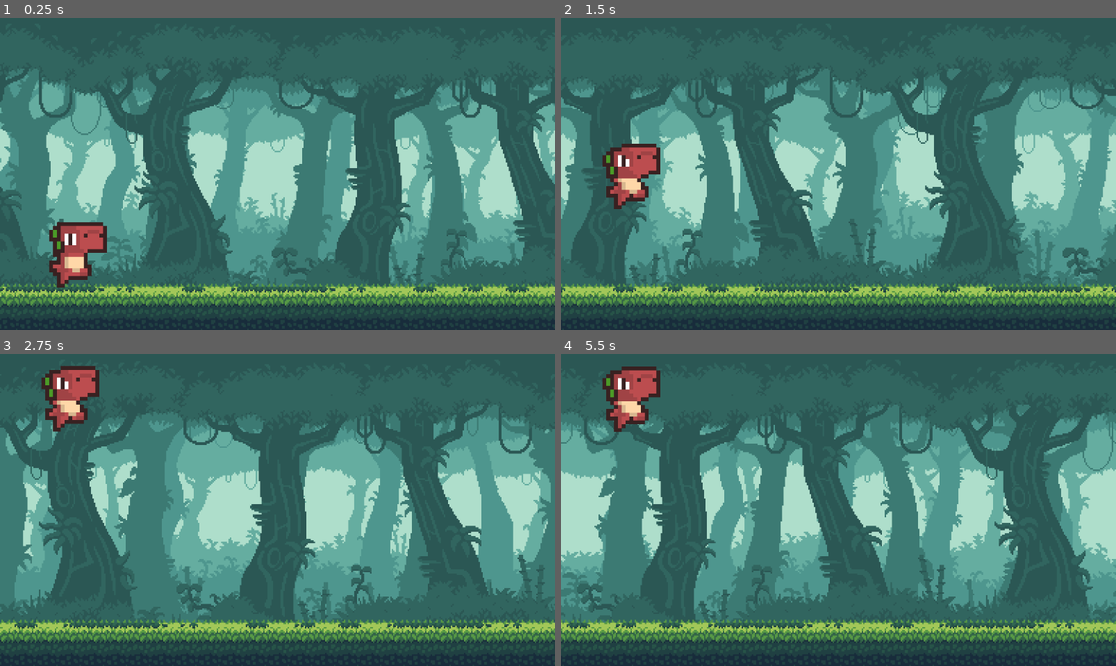
Above: before the commit, frames 1-4 (two rows, left to right).
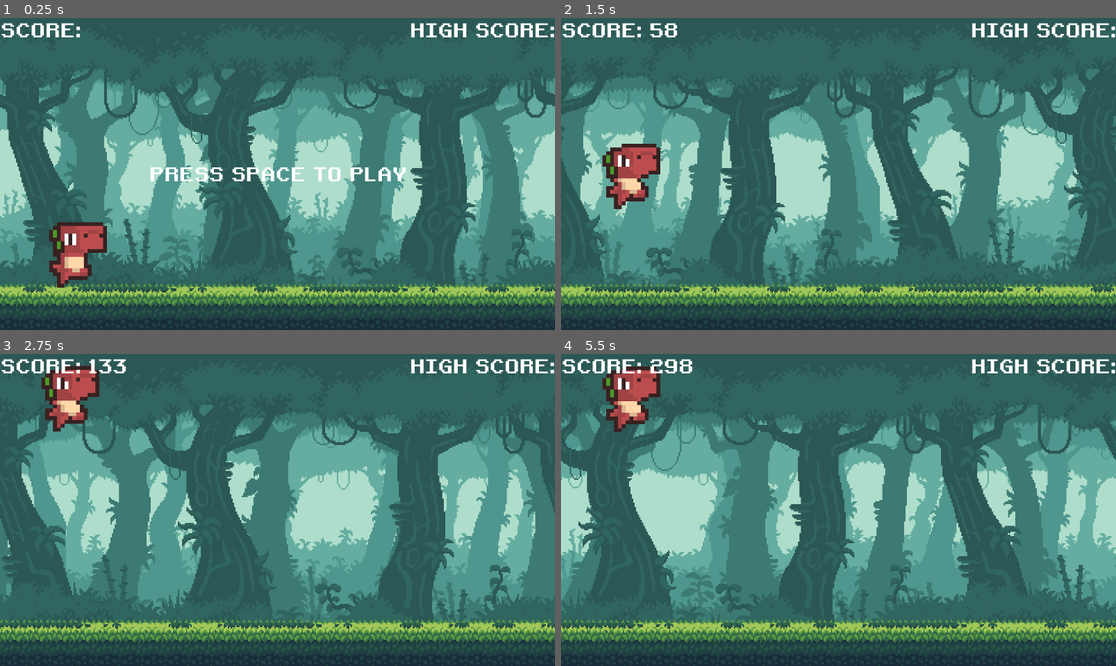
Above: after the commit, the same moments.

Repository: Amoyens1s/godot-learn
Game: Godot game, scene res://scenes/main.tscn
Two runs of this game, one before a commit and one after it. Both use one fixed random seed, a clock stepped at 60 frames per second and the inputs below.
Inputs:
- Up to frame 1 (0.25 s): no input
- Up to frame 2 (1.5 s): tap Space at 0.5 s; hold Enter (ui_accept) 0.53-1.28 s; tap Enter (ui_accept) at 1.35 s
- Up to frame 3 (2.75 s): tap Enter (ui_accept) at 1.52, 1.82 s; hold Down (ui_down) from 2.03 s (still down); hold Enter (ui_accept) from 2.03 s (still down)
- Up to frame 4 (5.5 s): release Down (ui_down) at 2.78 s; release Enter (ui_accept) at 2.78 s; tap Enter (ui_accept) at 2.85, 3.02, 3.32, 4.35, 4.52, 4.82 s; hold Enter (ui_accept) 3.53-4.28 s; hold Down (ui_down) 4.28-5.03 s; hold Enter (ui_accept) from 5.03 s (still down)

The runs differ from the first frame. In frame 1, 50% of the frame differs, in the area x 0-100%, y 1-93%; in frame 2, 40%; in frame 3, 39%; in frame 4, 41%.

Commit message:
feat: 空格ciallo游戏

Diff:
--- /dev/null
+++ b/04.仿谷歌恐龙跑酷/scenes/hud.tscn
@@ -0,0 +1,45 @@
+[gd_scene load_steps=2 format=3 uid="uid://dybm2rv7fvncd"]
+
+[ext_resource type="FontFile" uid="uid://dnukfi4gq6v7p" path="res://assets/fonts/retro.ttf" id="1_ahhtf"]
+
+[node name="HUD" type="CanvasLayer"]
+
+[node name="ScoreLabel" type="Label" parent="."]
+offset_right = 182.0
+offset_bottom = 51.0
+theme_override_fonts/font = ExtResource("1_ahhtf")
+theme_override_font_sizes/font_size = 40
+text = "SCORE: "
+horizontal_alignment = 1
+vertical_alignment = 1
+
+[node name="StartLabel" type="Label" parent="."]
+anchors_preset = 8
+anchor_left = 0.5
+anchor_top = 0.5
+anchor_right = 0.5
+anchor_bottom = 0.5
+offset_left = -267.5
+offset_top = -25.5
+offset_right = 267.5
+offset_bottom = 25.5
+grow_horizontal = 2
+grow_vertical = 2
+theme_override_fonts/font = ExtResource("1_ahhtf")
+theme_override_font_sizes/font_size = 40
+text = "PRESS SPACE TO PLAY"
+horizontal_alignment = 1
+vertical_alignment = 1
+
+[node name="HighScoreLabel" type="Label" parent="."]
+anchors_preset = 1
+anchor_left = 1.0
+anchor_right = 1.0
+offset_left = -182.0
+offset_bottom = 51.0
+grow_horizontal = 0
+theme_override_fonts/font = ExtResource("1_ahhtf")
+theme_override_font_sizes/font_size = 40
+text = "HIGH SCORE:"
+horizontal_alignment = 1
+vertical_alignment = 1
--- a/04.仿谷歌恐龙跑酷/scenes/main.gd
+++ b/04.仿谷歌恐龙跑酷/scenes/main.gd
@@ -3,27 +3,42 @@
 const DINO_START_POS := Vector2i(150, 485)
 const CAM_START_POS := Vector2i(576, 324)
 
+var score: int
+const SCORE_MODIFIER: int = 10
 var speed: float
 const START_SPEED: float = 10.0
 const MAX_SPEED: int = 25
 var screen_size: Vector2i
+var game_running: bool
 
 func _ready() -> void:
 	screen_size = get_window().size
 	new_game()
 
 func new_game():
+	score = 0
+	game_running = false
+
 	$Dino.position = DINO_START_POS
 	$Dino.velocity = Vector2i(0, 0)
 	$Camera2D.position = CAM_START_POS
 	$Ground.position = Vector2i(0, 0)
 
 func _physics_process(delta: float) -> void:
-	speed = START_SPEED
+	if game_running:
+		speed = START_SPEED
 
-	$Dino.position.x += speed
-	$Camera2D.position.x += speed
+		$Dino.position.x += speed
+		$Camera2D.position.x += speed
+		score += speed
+		show_score()
+		# update ground position
+		if $Camera2D.position.x - $Ground.position.x > screen_size.x * 1.5:
+			$Ground.position.x += screen_size.x
+	else:
+		if Input.is_action_pressed("ui_accept"):
+			game_running = true
+			$HUD.get_node("StartLabel").hide()
 
-	# update ground position
-	if $Camera2D.position.x - $Ground.position.x > screen_size.x * 1.5:
-		$Ground.position.x += screen_size.x
+func show_score():
+	$HUD.get_node("ScoreLabel").text = "SCORE: " + str(score / SCORE_MODIFIER)
--- a/04.仿谷歌恐龙跑酷/scenes/main.tscn
+++ b/04.仿谷歌恐龙跑酷/scenes/main.tscn
@@ -1,9 +1,10 @@
-[gd_scene load_steps=5 format=3 uid="uid://d158tqo1onooe"]
+[gd_scene load_steps=6 format=3 uid="uid://d158tqo1onooe"]
 
 [ext_resource type="Script" uid="uid://jxn5smy7txsj" path="res://scenes/main.gd" id="1_jyhfs"]
 [ext_resource type="PackedScene" uid="uid://cgdpl3lgtxq4l" path="res://scenes/bg.tscn" id="1_sugp2"]
 [ext_resource type="PackedScene" uid="uid://bq0fddhyfao3v" path="res://scenes/ground.tscn" id="2_jyhfs"]
 [ext_resource type="PackedScene" uid="uid://cb2crubm5xxrx" path="res://scenes/dino.tscn" id="3_tbgi4"]
+[ext_resource type="PackedScene" uid="uid://dybm2rv7fvncd" path="res://scenes/hud.tscn" id="5_tbgi4"]
 
 [node name="Main" type="Node"]
 script = ExtResource("1_jyhfs")
@@ -17,3 +18,5 @@
 
 [node name="Camera2D" type="Camera2D" parent="."]
 position = Vector2(576, 324)
+
+[node name="HUD" parent="." instance=ExtResource("5_tbgi4")]
